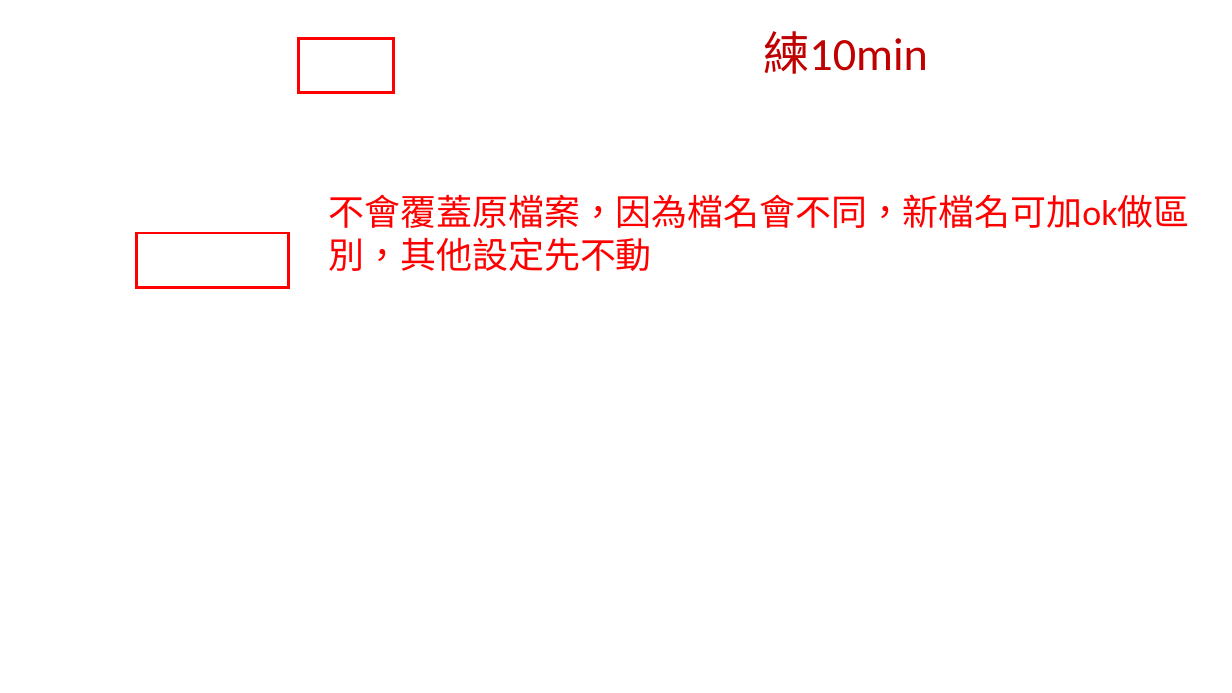
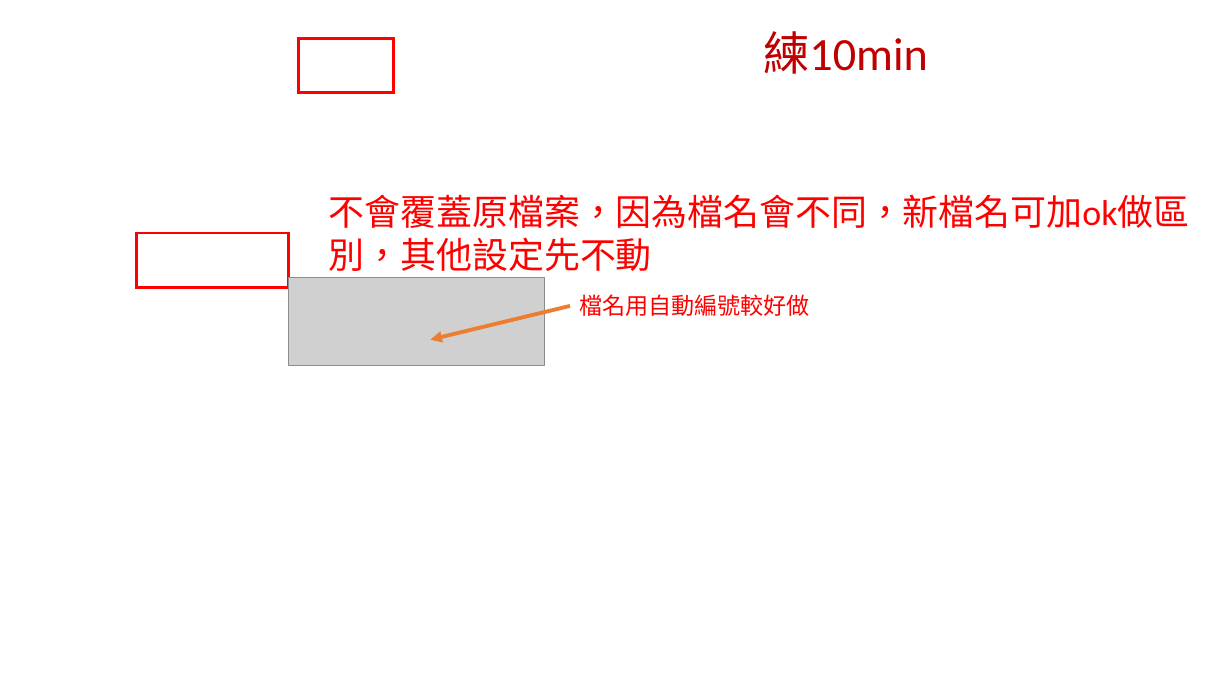
Before and after one commit to jacktea88/BS5, a slide deck: slide 3 of 2BS5.pptx. Drawn at 1232x693 pixels with LibreOffice and Linux fonts; fonts in the diff are those of the drawing; grey boxes stand for pictures; background and template pictures are left out. Boxes give left, top, right and bottom in pixels: in the first picture for what was removed or moved away, otherwise in the second. Text is boxed around its words. In the diff, an @@ line names an element or a change of style, - is before the commit and + after.

Commit message:
update bs5 ppt

```diff
--- a/2BS5.pptx
+++ b/2BS5.pptx
@@ picture added at bbox=[288, 277, 544, 365] @@
@@ text added at bbox=[579, 294, 810, 316], 18 pt, text #FF0000 @@
+檔名用自動編號較好做
@@ arrow added from (570, 306) to (431, 340), #ED7D31 3 pt @@
```
Also in this commit, not shown: 1 other slide changed.
